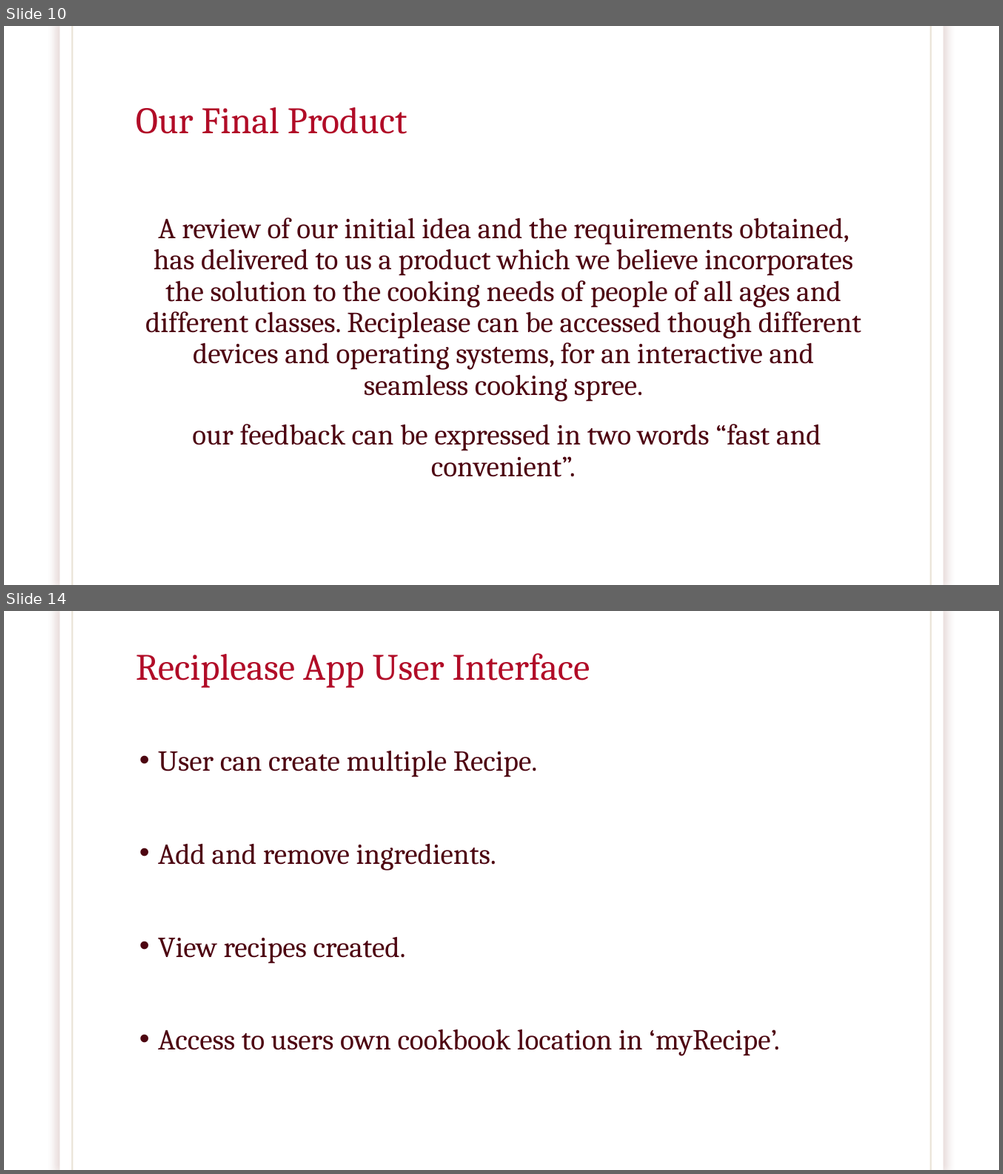
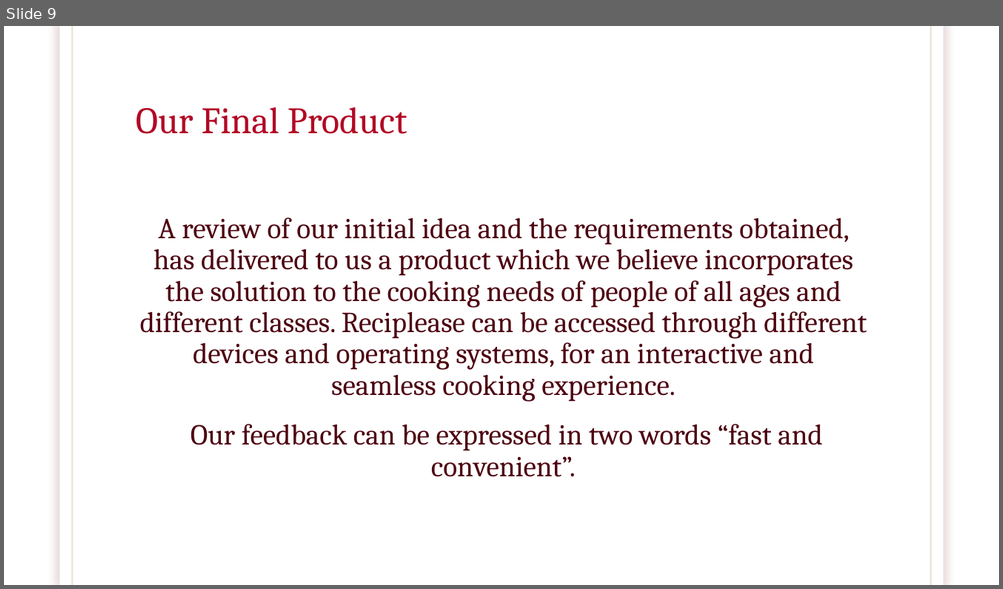
Before and after one commit to brawer88/NewRepo---Capstone, a slide deck: RECIPLEASE.pptx. Shown one above the other, each under a label of ours: slides 10 and 14 before the commit, slide 9 after it; the slides between them are not shown. The pictures are 1003x1174 and 1003x589 pixels, drawn with LibreOffice and Linux fonts; fonts in the diff are those of the drawing; background and template pictures are left out. Boxes give left, top, right and bottom in pixels: in the first picture for what was removed or moved away, otherwise in the second. Text is boxed around its words. In the diff, an @@ line names an element or a change of style, - is before the commit and + after.

Commit message:
dbReciplease update

```diff
--- a/RECIPLEASE.pptx
+++ b/RECIPLEASE.pptx
@@ slide 14 removed at <box>4,611,999,1170</box>, background picture (left out); not listed: 3 template elements that a slide beside it also shows @@
@@ title removed at <box>136,653,590,688</box> @@
-Reciplease App User Interface
@@ text removed at <box>158,750,780,1056</box> @@
-• User can create multiple Recipe.
-• Add and remove ingredients.
-• View recipes created.
-• Access to users own cookbook location in ‘myRecipe’.
@@ what was slide 10 is now slide 9 @@
@@ slide 9 changed as well @@
@@ rectangle at <box>60,26,942,585</box>: shadow changed @@
@@ text at <box>140,218,866,477</box>: text changed @@
-A review of our initial idea and the requirements obtained, has delivered to us a product which we believe incorporates the solution to the cooking needs of people of all ages and different classes. Reciplease can be accessed though different devices and operating systems, for an interactive and seamless cooking spree.
-our feedback can be expressed in two words “fast and convenient”.
+A review of our initial idea and the requirements obtained, has delivered to us a product which we believe incorporates the solution to the cooking needs of people of all ages and different classes. Reciplease can be accessed through different devices and operating systems, for an interactive and seamless cooking experience.
+Our feedback can be expressed in two words “fast and convenient”.
```
Also in this commit, not shown: 12 other slides changed, 1 slide added, 8 other slides removed, 2 other files.
